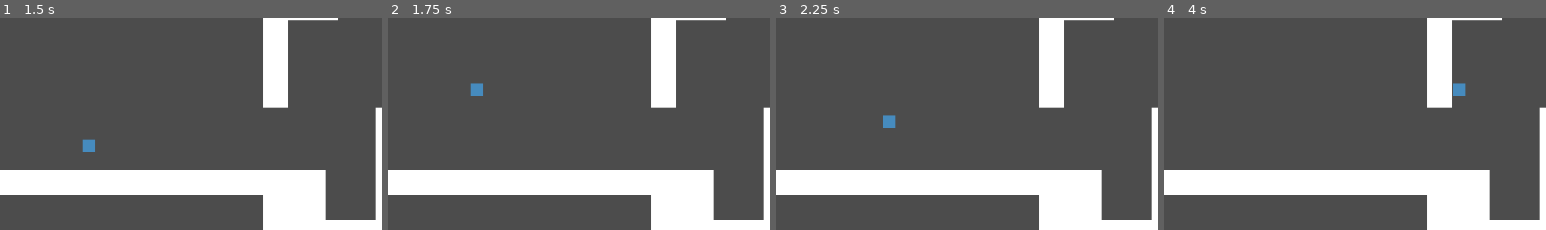
Above: before the commit, frames 1-4 (left to right).
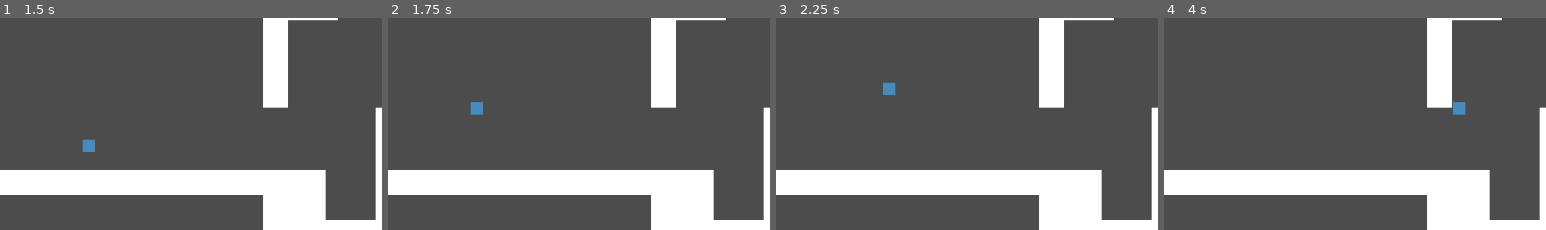
Above: after the commit, the same moments.

Repository: OsakiTsukiko/Platformer2D
Game: Godot game, scene res://Level.tscn
Two runs of this game, one before a commit and one after it. Both use one fixed random seed, a clock stepped at 60 frames per second and the inputs below.
Inputs:
- Up to frame 1 (1.5 s): tap Enter at 0.5 s; hold Right (right) 0.53-1.28 s; tap C (jump) at 0.6, 0.77, 1.07, 1.35 s; hold Down (down) from 1.28 s (still down)
- Up to frame 2 (1.75 s): keep holding Down (down); tap C (jump) at 1.52 s
- Up to frame 3 (2.25 s): tap C (jump) at 1.82, 2.1 s; release Down (down) at 2.03 s; hold Right (right) from 2.03 s (still down)
- Up to frame 4 (4 s): tap C (jump) at 2.85, 3.02, 3.32, 3.6, 3.77 s; release Right (right) at 3.53 s; hold Left (left) from 3.53 s (still down)
The pictures show only the part of the screen within x 12-62%, y 45-95%; the shares and areas given below are measured in that part.

Frame 1 is identical in both runs. In frame 2, 0.4% of the frame differs, in the area x 21-25%, y 30-46%; in frame 3, 0.4%; in frame 4, 0.4%, in the area x 75-80%, y 30-46%.

Commit message:
fix coyote jump + add .gitignore

Diff:
--- a/Player.gd
+++ b/Player.gd
@@ -22,6 +22,7 @@
 var can_dash: bool = false
 var is_coyote: bool = false
 var air_jump_pressed: bool = false
+var is_jumping: bool = false
 
 var velocity: Vector2 = Vector2.ZERO
 
@@ -53,6 +54,7 @@
 	if (touching_ground):
 		is_dashing = false
 		can_dash = true
+		is_jumping = false
 		velocity.y = 0
 
 func do_physics(delta: float):
@@ -95,9 +97,10 @@
 
 	# Handle Jumping
 
-	if (is_coyote):
+	if (is_coyote && !is_jumping):
 		if (Input.is_action_just_pressed("jump")):
 			velocity.y = -1 * MAX_SPEED.y * delta
+			is_jumping = true
 
 	if (touching_ground):
 		if (
@@ -107,6 +110,7 @@
 			)
 		):
 			velocity.y = -1 * MAX_SPEED.y * delta
+			is_jumping = true
 
 	if (!touching_ground):
 		if (Input.is_action_just_released("jump") && velocity.y < 0.0):
Not shown, added: .gitignore
